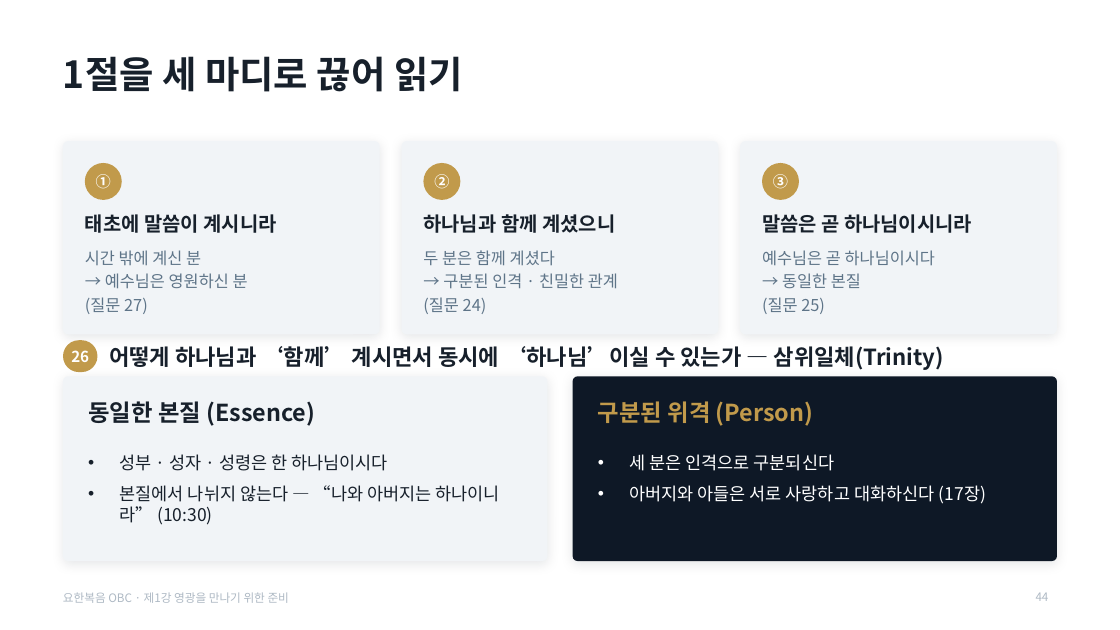
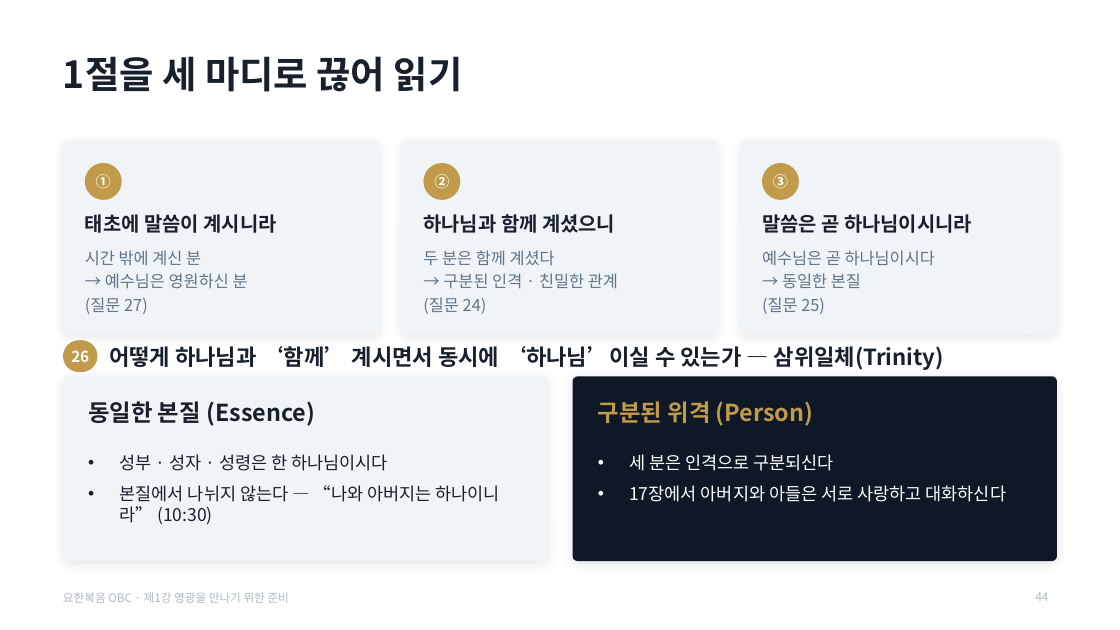
Before and after one commit to mio-modu/bible_GospelofJohn, a slide deck: slide 44 of dist/요한복음_1강_영광을_만나기_위한_준비.pptx. Drawn at 1120x630 pixels with LibreOffice and Linux fonts; fonts in the diff are those of the drawing. Boxes give left, top, right and bottom in pixels: in the first picture for what was removed or moved away, otherwise in the second. Text is boxed around its words. In the diff, an @@ line names an element or a change of style, - is before the commit and + after.

```diff
--- a/dist/요한복음_1강_영광을_만나기_위한_준비.pptx
+++ b/dist/요한복음_1강_영광을_만나기_위한_준비.pptx
@@ text at bbox=[629, 485, 1006, 502]: text changed @@
-• 아버지와 아들은 서로 사랑하고 대화하신다 (17장)
+• 17장에서 아버지와 아들은 서로 사랑하고 대화하신다
```
Also in this commit, not shown: 18 other slides changed, 6 other files.
